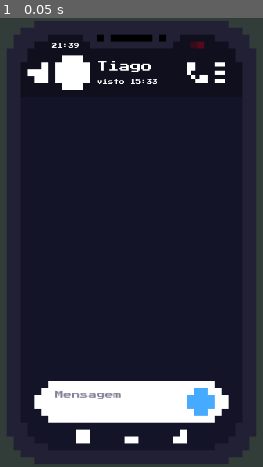
Above: before the commit, frame 1.
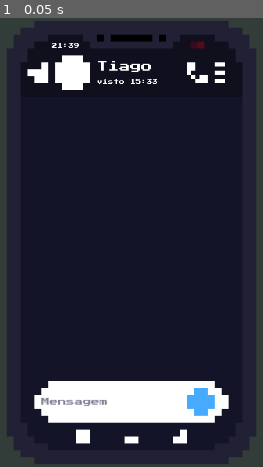
Above: after the commit, the same moment.

Repository: sleiph/uatisapi
Game: Godot game, scene res://cenas/home.tscn
Two runs of this game, one before a commit and one after it. Both use one fixed random seed, a clock stepped at 60 frames per second and the inputs below.
Inputs:
- Up to frame 1 (0.05 s): no input

The runs differ from the first frame. In frame 1, 0.5% of the frame differs, in the area x 15-47%, y 83-87%.

Commit message:
terminando de organizar as caixas de texto

Diff:
--- a/cenas/texto.tscn
+++ b/cenas/texto.tscn
@@ -1,43 +1,60 @@
-[gd_scene load_steps=3 format=3 uid="uid://dv22flv3ker5b"]
+[gd_scene load_steps=5 format=3 uid="uid://dv22flv3ker5b"]
 
 [ext_resource type="Texture2D" uid="uid://danuvtdusmrnh" path="res://sprites/placebo.png" id="1_pro0a"]
+[ext_resource type="FontFile" uid="uid://dtw6fklmxu1n2" path="res://fonts/PressStart2P-Regular.ttf" id="2_3gp6p"]
 
 [sub_resource type="StyleBoxEmpty" id="StyleBoxEmpty_rnn7s"]
+
+[sub_resource type="LabelSettings" id="LabelSettings_d6i0e"]
+font = ExtResource("2_3gp6p")
+font_size = 8
+font_color = Color(0, 0, 0, 1)
 
 [node name="Panel" type="Panel"]
 custom_minimum_size = Vector2(260, 30)
 theme_override_styles/panel = SubResource("StyleBoxEmpty_rnn7s")
 
-[node name="MarginContainer" type="MarginContainer" parent="."]
-layout_mode = 1
-anchors_preset = 15
-anchor_right = 1.0
-anchor_bottom = 1.0
-grow_horizontal = 2
-grow_vertical = 2
+[node name="MarginContainer3" type="MarginContainer" parent="."]
+custom_minimum_size = Vector2(260, 30)
+layout_mode = 0
+offset_right = 260.0
+offset_bottom = 30.0
+theme_override_constants/margin_left = 0
+
+[node name="MarginContainer" type="MarginContainer" parent="MarginContainer3"]
+layout_mode = 2
 theme_override_constants/margin_top = 10
 theme_override_constants/margin_bottom = 10
 
-[node name="TextureRect6" type="TextureRect" parent="MarginContainer"]
+[node name="TextureRect6" type="TextureRect" parent="MarginContainer3/MarginContainer"]
+z_index = -10
 custom_minimum_size = Vector2(0, 6.515)
 layout_mode = 2
 texture = ExtResource("1_pro0a")
 expand_mode = 1
 
-[node name="MarginContainer2" type="MarginContainer" parent="."]
-layout_mode = 1
-anchors_preset = 15
-anchor_right = 1.0
-anchor_bottom = 1.0
-grow_horizontal = 2
-grow_vertical = 2
+[node name="MarginContainer2" type="MarginContainer" parent="MarginContainer3"]
+layout_mode = 2
 theme_override_constants/margin_left = 10
 theme_override_constants/margin_top = 0
 theme_override_constants/margin_right = 10
 theme_override_constants/margin_bottom = 0
 
-[node name="TextureRect6" type="TextureRect" parent="MarginContainer2"]
+[node name="TextureRect6" type="TextureRect" parent="MarginContainer3/MarginContainer2"]
+z_index = -10
 custom_minimum_size = Vector2(0, 6.515)
 layout_mode = 2
 texture = ExtResource("1_pro0a")
 expand_mode = 1
+
+[node name="MarginContainer" type="MarginContainer" parent="MarginContainer3/MarginContainer2"]
+layout_mode = 2
+theme_override_constants/margin_top = 10
+theme_override_constants/margin_bottom = 10
+
+[node name="Label" type="Label" parent="MarginContainer3/MarginContainer2/MarginContainer"]
+custom_minimum_size = Vector2(240, 0)
+layout_mode = 2
+label_settings = SubResource("LabelSettings_d6i0e")
+vertical_alignment = 1
+autowrap_mode = 2
--- a/cenas/whatsapp.tscn
+++ b/cenas/whatsapp.tscn
@@ -4,12 +4,12 @@
 [ext_resource type="Texture2D" uid="uid://c3amk2i5wi8ni" path="res://sprites/nav.png" id="1_vhpjo"]
 [ext_resource type="Script" uid="uid://b6l887un0oju4" path="res://scripts/scroll_container.gd" id="2_1kvpb"]
 [ext_resource type="Texture2D" uid="uid://bjxbf54125kfb" path="res://sprites/voltar.png" id="3_cjki3"]
-[ext_resource type="Texture2D" uid="uid://bijcv65umaftr" path="res://sprites/texto.png" id="3_w6ikf"]
 [ext_resource type="Texture2D" uid="uid://cgwv6q2lawb8q" path="res://sprites/avatar.png" id="4_lc7lm"]
 [ext_resource type="Texture2D" uid="uid://bu23cnt8d1wku" path="res://sprites/avatar40x40.png" id="4_mp81g"]
 [ext_resource type="FontFile" uid="uid://dtw6fklmxu1n2" path="res://fonts/PressStart2P-Regular.ttf" id="5_wp3nq"]
 [ext_resource type="Texture2D" uid="uid://bacmm3looen3m" path="res://sprites/ligar.png" id="6_pytwq"]
 [ext_resource type="Texture2D" uid="uid://bpnc1tqvo7ktu" path="res://sprites/opcoes.png" id="7_6y3d3"]
+[ext_resource type="Texture2D" uid="uid://danuvtdusmrnh" path="res://sprites/placebo.png" id="9_wp3nq"]
 
 [sub_resource type="StyleBoxEmpty" id="StyleBoxEmpty_wp3nq"]
 
@@ -131,46 +131,101 @@
 size_flags_horizontal = 3
 theme_override_styles/panel = SubResource("StyleBoxEmpty_0d2e0")
 
-[node name="input" type="PanelContainer" parent="."]
+[node name="Panel" type="Panel" parent="."]
+custom_minimum_size = Vector2(280, 60)
+anchors_preset = 7
+anchor_left = 0.5
+anchor_top = 1.0
+anchor_right = 0.5
+anchor_bottom = 1.0
 offset_left = 40.0
 offset_top = 520.0
 offset_right = 320.0
 offset_bottom = 580.0
+grow_horizontal = 2
+grow_vertical = 0
+theme_override_styles/panel = SubResource("StyleBoxEmpty_6y3d3")
+
+[node name="MarginContainer" type="MarginContainer" parent="Panel"]
+custom_minimum_size = Vector2(280, 60)
+layout_mode = 1
+anchors_preset = 7
+anchor_left = 0.5
+anchor_top = 1.0
+anchor_right = 0.5
+anchor_bottom = 1.0
+offset_left = -140.0
+offset_top = -60.0
+offset_right = 140.0
+grow_horizontal = 2
+grow_vertical = 0
+
+[node name="MarginContainer" type="MarginContainer" parent="Panel/MarginContainer"]
+layout_mode = 2
+theme_override_constants/margin_left = 20
+theme_override_constants/margin_right = 20
+
+[node name="TextureRect" type="TextureRect" parent="Panel/MarginContainer/MarginContainer"]
+layout_mode = 2
+texture = ExtResource("9_wp3nq")
+
+[node name="MarginContainer2" type="MarginContainer" parent="Panel/MarginContainer"]
+layout_mode = 2
+theme_override_constants/margin_left = 10
+theme_override_constants/margin_top = 10
+theme_override_constants/margin_right = 10
+theme_override_constants/margin_bottom = 10
+
+[node name="TextureRect" type="TextureRect" parent="Panel/MarginContainer/MarginContainer2"]
+layout_mode = 2
+texture = ExtResource("9_wp3nq")
+expand_mode = 2
+
+[node name="MarginContainer3" type="MarginContainer" parent="Panel/MarginContainer"]
+layout_mode = 2
+theme_override_constants/margin_left = 0
+theme_override_constants/margin_top = 20
+theme_override_constants/margin_right = 0
+theme_override_constants/margin_bottom = 20
+
+[node name="TextureRect" type="TextureRect" parent="Panel/MarginContainer/MarginContainer3"]
+layout_mode = 2
+texture = ExtResource("9_wp3nq")
+expand_mode = 2
+
+[node name="HBoxContainer" type="HBoxContainer" parent="Panel/MarginContainer"]
+z_index = 10
+layout_mode = 2
+
+[node name="MarginContainer" type="MarginContainer" parent="Panel/MarginContainer/HBoxContainer"]
+layout_mode = 2
 size_flags_horizontal = 3
-size_flags_vertical = 3
-theme_override_styles/panel = SubResource("StyleBoxEmpty_mir7d")
-
-[node name="fundo" type="TextureRect" parent="input"]
-texture_filter = 1
-layout_mode = 2
-texture = ExtResource("3_w6ikf")
-
-[node name="MarginContainer" type="MarginContainer" parent="input"]
-layout_mode = 2
-theme_override_constants/margin_left = 30
-theme_override_constants/margin_top = 10
-theme_override_constants/margin_right = 60
-theme_override_constants/margin_bottom = 10
-
-[node name="TextEdit" type="TextEdit" parent="input/MarginContainer"]
+theme_override_constants/margin_left = 10
+theme_override_constants/margin_top = 20
+theme_override_constants/margin_bottom = 20
+
+[node name="TextEdit" type="TextEdit" parent="Panel/MarginContainer/HBoxContainer/MarginContainer"]
+custom_minimum_size = Vector2(190, 0)
 layout_mode = 2
 theme_override_colors/font_placeholder_color = Color(0.509804, 0.509804, 0.588235, 1)
 theme_override_colors/font_color = Color(0, 0, 0, 1)
 theme_override_colors/search_result_color = Color(0, 0, 0, 1)
+theme_override_constants/line_spacing = 4
 theme_override_fonts/font = ExtResource("5_wp3nq")
 theme_override_font_sizes/font_size = 12
 theme_override_styles/normal = SubResource("StyleBoxEmpty_pytwq")
 placeholder_text = "Mensagem"
 wrap_mode = 1
 autowrap_mode = 1
-
-[node name="botao" type="MarginContainer" parent="input"]
+scroll_fit_content_height = true
+
+[node name="botao" type="MarginContainer" parent="Panel/MarginContainer/HBoxContainer"]
 layout_mode = 2
 size_flags_horizontal = 8
 size_flags_vertical = 4
 theme_override_constants/margin_right = 20
 
-[node name="TextureRect" type="TextureRect" parent="input/botao"]
+[node name="TextureRect" type="TextureRect" parent="Panel/MarginContainer/HBoxContainer/botao"]
 self_modulate = Color(0.27451, 0.666667, 1, 1)
 layout_mode = 2
 size_flags_horizontal = 4
Not shown: 1 places in cenas/whatsapp.tscn that only renumber resources
